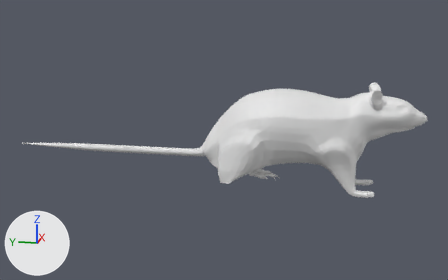
What one commit did to the Blender file rat/RAT 2.0.blend.
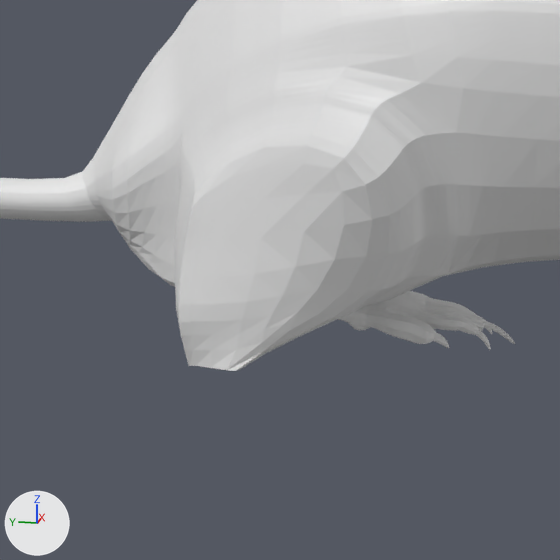
There are two pictures of each version: one whole from a 50 mm camera at (-12.0, -0.8, 3.06) aimed at (0.02, 1.61, 0.06), one close up on the part from 41% to 64% of the width and 41% to 78% of the height. The lights are fixed; the arrows at lower left show +X, +Y and +Z.

In view in the first close-up: 'RAT'.
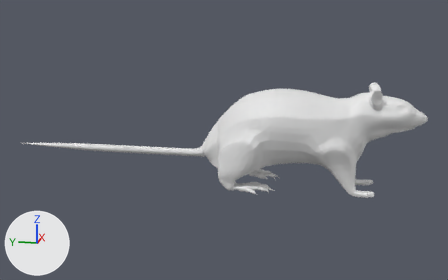
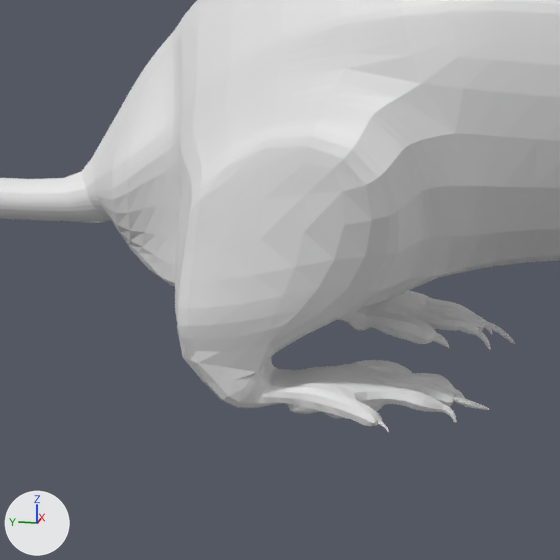
Commit message: front paw connection

Where the change shows, as pixel boxes (x1, y1, x2, y2) in the close-ups (560 x 560 px):
'RAT', reshaped, modifiers changed
    before: (0, 0, 560, 371)
    after: (0, 0, 560, 432)
part 1 of me_cube_001, cut back
    before: (62, 0, 454, 371)
    after: (176, 0, 328, 404)

Patch to the scene script:
```diff
--- a/rat/RAT 2.0.blend.py
+++ b/rat/RAT 2.0.blend.py
@@ me_cube_001 @@
 # used by ob_rat; location = (0.0, 1.146, 0.094)
-me_cube_001.from_pydata(...)  # 2028 vertices, 2006 faces; spans x -0.95..0.95, y -3.46..4.97, z -0.93..1.17
+me_cube_001.from_pydata(...)  # 1246 vertices, 1179 faces; spans x -0.02..0.95, y -3.46..4.97, z -0.93..1.17
+# me_cube_001 part 1: 24 vertices moved from x 0.01..0.77, y -3.41..0.19, z -0.81..0.48 to x 0.0..0.74, y -3.41..0.14, z -0.78..0.48; 819 vertices removed from x -0.95..0.04, y -3.46..4.43, z -0.93..1.17; 37 vertices added at x 0.0, y -3.46..0.54, z 0.1..1.04
@@ ob_rat @@
 _m = ob_rat.modifiers.new('Subdivision', 'SUBSURF')
 _m.render_levels = 1
+_m = ob_rat.modifiers.new('Mirror', 'MIRROR')
+_m.use_clip = True
```
